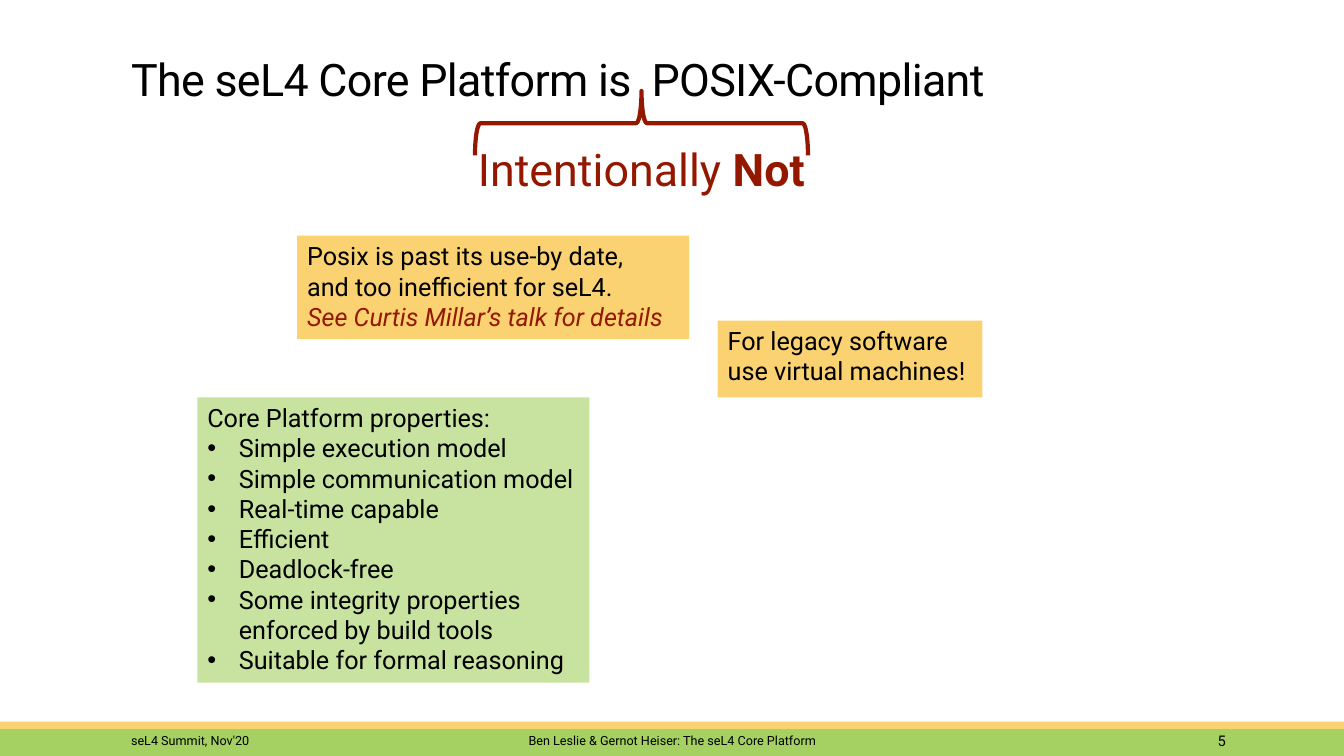
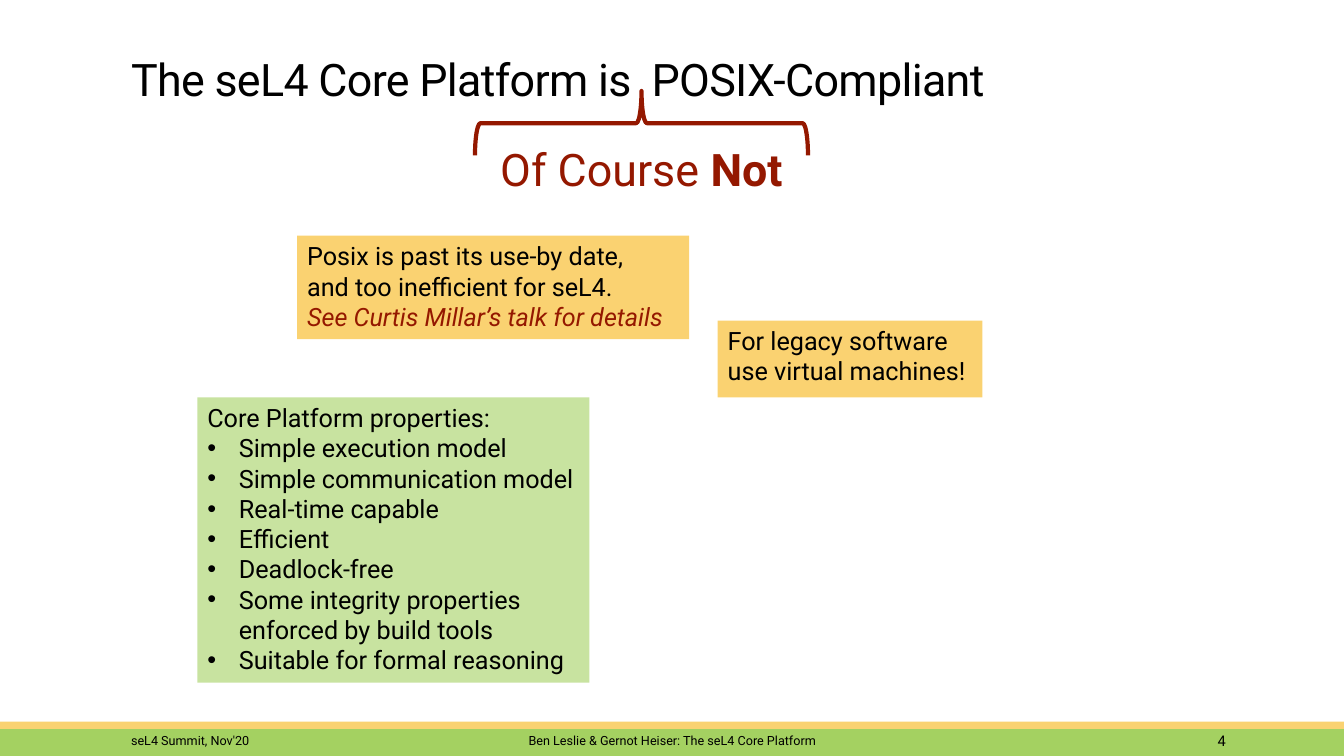
Before and after one commit to BreakawayConsulting/platform-sel4-docs, a slide deck: slide 4 of 2011-summit-platform.pptx (slide 5 before the commit). Drawn at 1344x756 pixels with LibreOffice and Linux fonts; fonts in the diff are those of the drawing; background and template pictures are left out. Boxes give left, top, right and bottom in pixels: in the first picture for what was removed or moved away, otherwise in the second. Text is boxed around its words. In the diff, an @@ line names an element or a change of style, - is before the commit and + after.

```diff
--- a/2011-summit-platform.pptx
+++ b/2011-summit-platform.pptx
@@ text at <box>500,152,783,187</box>: text changed @@
-Intentionally Not
+Of Course Not
@@ page number at <box>1218,735,1226,746</box>: text changed @@
-5
+4
```
Also in this commit, not shown: 6 other slides changed, 1 slide removed.
